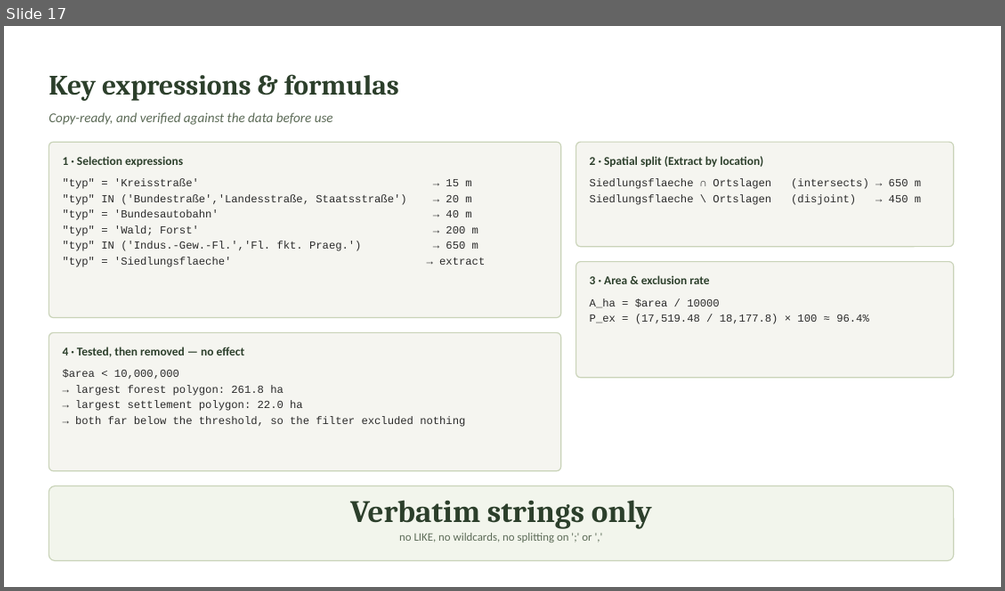
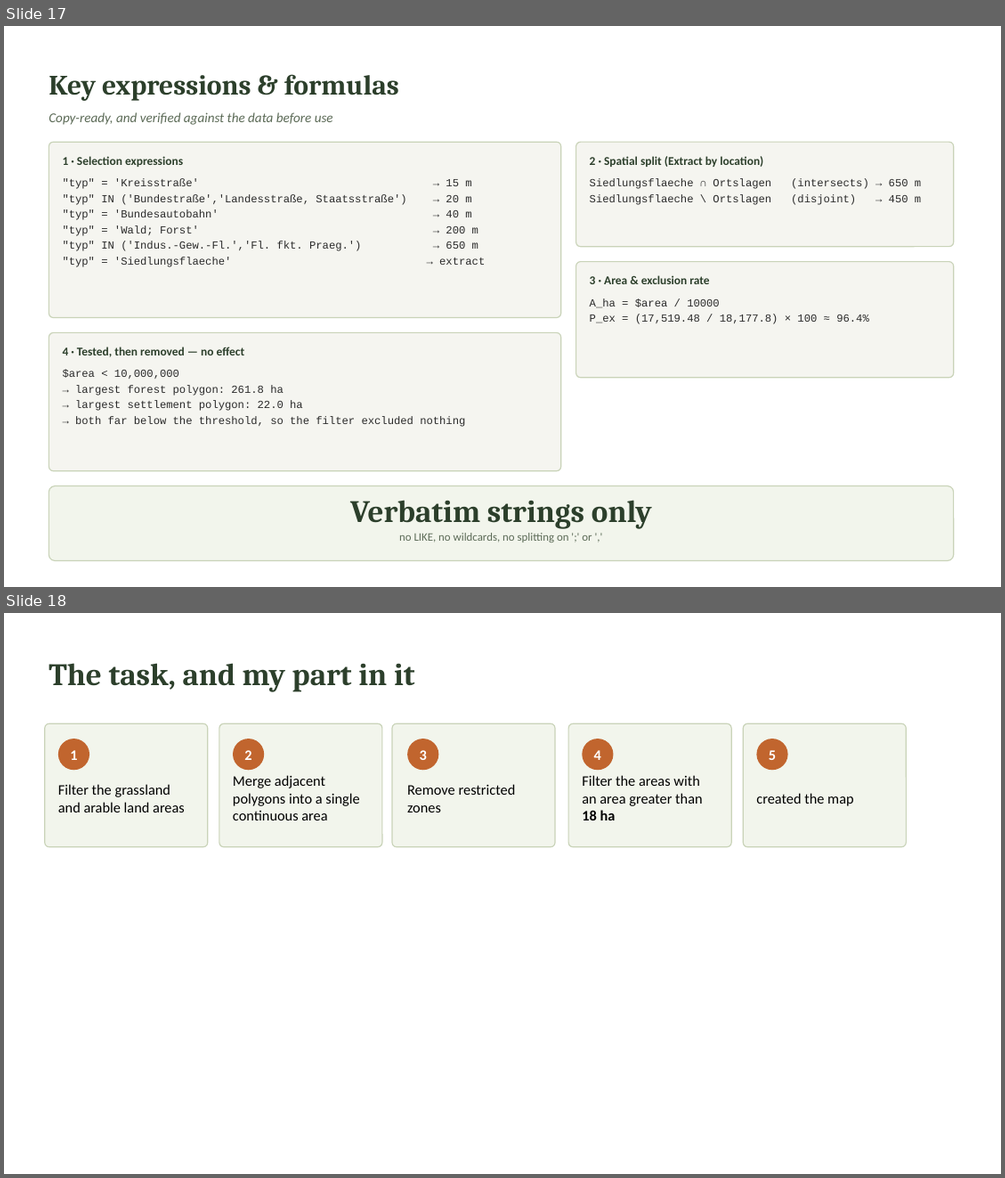
Before and after one commit to Kratosna/Methoden-zur-Analyse-und-Modellierung-von-r-umlichen-Umweltdaten, a slide deck: Procedure_Presentation.pptx. Shown one above the other, each under a label of ours: slide 17 before the commit, slides 17 and 18 after it. The pictures are 1005x591 and 1005x1178 pixels, drawn with LibreOffice and Linux fonts; fonts in the diff are those of the drawing. Boxes give left, top, right and bottom in pixels: in the first picture for what was removed or moved away, otherwise in the second. Text is boxed around its words. In the diff, an @@ line names an element or a change of style, - is before the commit and + after.

```diff
--- a/Procedure_Presentation.pptx
+++ b/Procedure_Presentation.pptx
@@ slide 18 added at box(4, 613, 1001, 1174), background #FFFFFF @@
@@ text added at box(48, 663, 415, 691), 30 pt, text #2C3F2B, bold @@
+The task, and my part in it
@@ rounded rectangle added at box(44, 723, 208, 847), fill #F2F5EC, outline #C9D3B8 1 pt @@
@@ ellipse added at box(57, 738, 89, 770), fill #C1652E @@
@@ rounded rectangle added at box(219, 723, 382, 847), fill #F2F5EC, outline #C9D3B8 1 pt @@
@@ ellipse added at box(233, 738, 264, 770), fill #C1652E @@
@@ rounded rectangle added at box(392, 723, 555, 847), fill #F2F5EC, outline #C9D3B8 1 pt @@
@@ ellipse added at box(407, 738, 438, 770), fill #C1652E @@
@@ rounded rectangle added at box(568, 723, 732, 847), fill #F2F5EC, outline #C9D3B8 1 pt @@
@@ ellipse added at box(582, 738, 614, 770), fill #C1652E @@
@@ rounded rectangle added at box(743, 723, 906, 847), fill #F2F5EC, outline #C9D3B8 1 pt @@
@@ ellipse added at box(756, 738, 788, 770), fill #C1652E @@
@@ text added at box(70, 750, 77, 760), 14 pt, text #FFFFFF, bold @@
+1
@@ text added at box(244, 750, 251, 760), 14 pt, text #FFFFFF, bold @@
+2
@@ text added at box(420, 750, 427, 760), 14 pt, text #FFFFFF, bold @@
+3
@@ text added at box(594, 750, 601, 760), 14 pt, text #FFFFFF, bold @@
+4
@@ text added at box(769, 750, 776, 760), 14 pt, text #FFFFFF, bold @@
+5
@@ text added at box(58, 784, 185, 812), 14 pt, text #000000 @@
+Filter the grassland and arable land areas
@@ text added at box(233, 775, 359, 820), 14 pt, text #000000 @@
+Merge adjacent polygons into a single continuous area
@@ text added at box(407, 784, 516, 812), 14 pt, text #000000 @@
+Remove restricted zones
@@ text added at box(582, 775, 702, 820), 14 pt, text #000000 @@
+Filter the areas with an area greater than 18 ha
@@ text added at box(756, 793, 853, 806), 14 pt, text #000000 @@
+created the map
```
Also in this commit, not shown: 6 other slides added, 3 other files.
